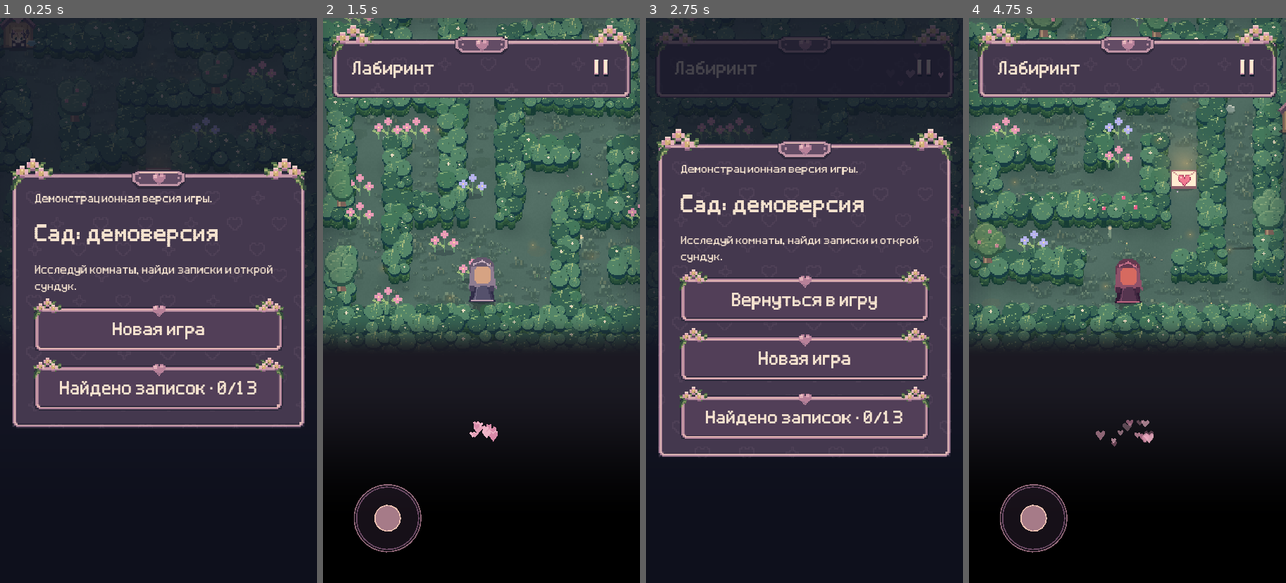
Above: before the commit, frames 1-4 (left to right).
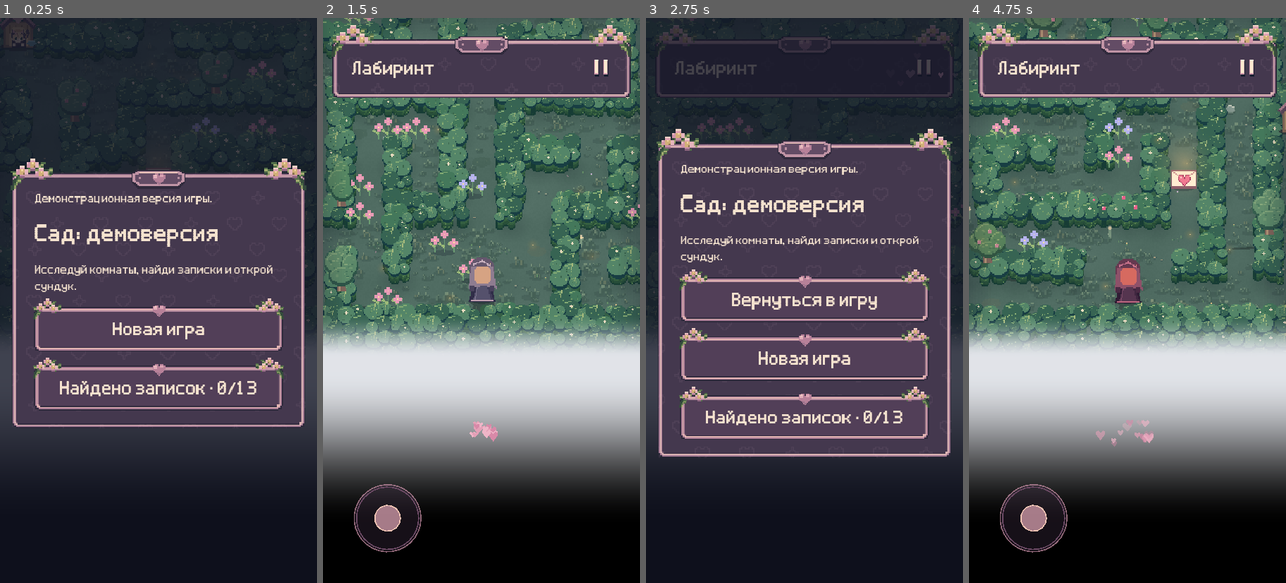
Above: after the commit, the same moments.

Repository: NQUAREx/dina-lovely
Game: Godot game, scene res://main.tscn
The game is run twice, just before and just after one commit, with the same random seed, the same clock (stepped at 60 frames per second) and the same inputs. Sound files missing from this copy of the repository are replaced by a short silence.
Inputs (mouse positions are in pixels of both pictures, inside the frame that each line leads up to):
- Up to frame 1 (0.25 s): no input
- Up to frame 2 (1.5 s): click "Новая игра" at 0.5 s; click "Пойдём" at 1.25 s
- Up to frame 3 (2.75 s): click (924, 68) at 2 s
- Up to frame 4 (4.75 s): click "Новая игра" at 2.75 s; click "Начать новую историю" at 3.5 s; click "Пойдём" at 4.25 s

The runs differ from the first frame. In frame 1, 3.9% of the frame differs, in the area x 0-100%, y 56-76%; in frame 2, 30%; in frame 3, 1.4%; in frame 4, 30%, in the area x 0-100%, y 54-84%.

Commit message:
Use cloud-white boundary fog and stabilize compositor loader strip bounds

Diff:
--- a/shaders/boundary_depth.gdshader
+++ b/shaders/boundary_depth.gdshader
@@ -21,6 +21,6 @@
  // at a floor edge: alpha and its derivative both start at zero there.
  float fog=smoothstep(0.,1.,fade_distance);
  // Slate at the near edge fades smoothly into black in the distance.
- vec3 dusk=mix(vec3(.105,.100,.135),vec3(0.),smoothstep(96.,360.,distance));
+ vec3 dusk=mix(vec3(.88,.89,.91),vec3(0.),smoothstep(96.,360.,distance));
  COLOR=vec4(dusk,fog);
 }
Not shown, changed: PROJECT_CONTEXT.md
Not shown, added: docs/game.e078c4448f7f.pck
Not shown, removed: docs/game.e896c074bd28.pck
Not shown, changed: docs/index.pck
